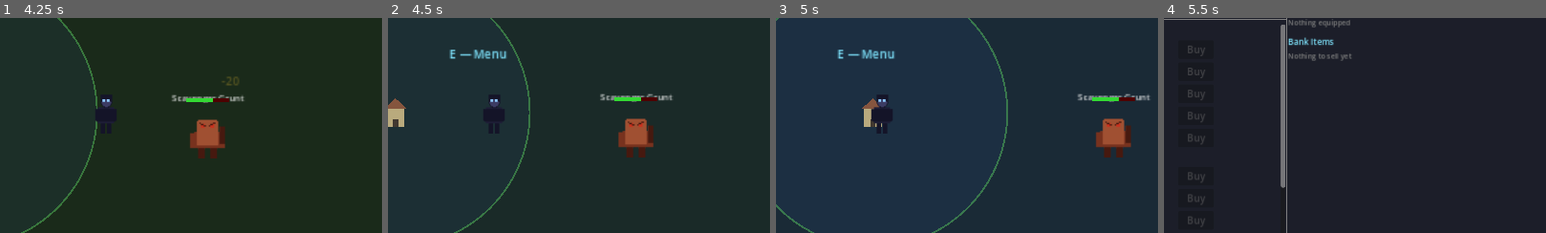
Above: before the commit, frames 1-4 (left to right).
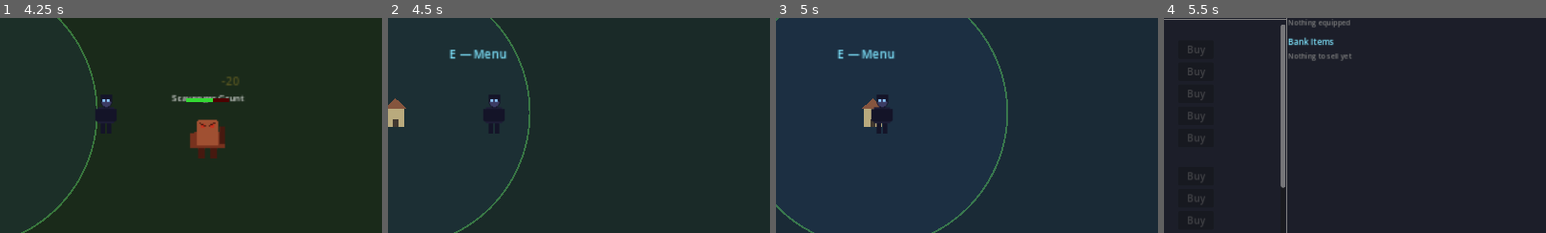
Above: after the commit, the same moments.

Repository: cbradshaw11/game-concept
Game: Godot game, scene res://scenes/world/world_scene.tscn
The game is run twice, just before and just after one commit, with the same random seed, the same clock (stepped at 60 frames per second) and the same inputs.
Inputs (mouse positions are % of the whole screen's width and height, from its top left):
- Up to frame 1 (4.25 s): tap Enter at 0.5 s; move the mouse to (72, 45) at 0.52 s; hold Right (ui_right) 0.53-1.28 s; tap Space (attack) at 0.6, 1.35, 2.3, 3.05, 3.8 s; click (72, 45) at 0.67 s; move the mouse to (30, 55) at 1.27 s; hold Down (ui_down) 1.28-2.03 s; move the mouse to (60, 28) at 2.02 s; hold Right (ui_right) 2.03-2.78 s; tap R (attack_magic) at 2.1 s; move the mouse to (45, 70) at 2.77 s; hold Up (ui_up) 2.78-3.53 s; tap Z (attack_melee) at 2.85 s; click (45, 70) at 2.92 s; move the mouse to (80, 65) at 3.52 s; hold Left (ui_left) from 3.53 s (still down); tap Q (attack_ranged) at 3.6 s
- Up to frame 2 (4.5 s): keep holding Left (ui_left); move the mouse to (20, 35) at 4.27 s; tap X (guard) at 4.35 s
- Up to frame 3 (5 s): keep holding Left (ui_left); tap Space (attack) at 4.55 s
- Up to frame 4 (5.5 s): move the mouse to (55, 50) at 5.02 s; release Left (ui_left) at 5.03 s; hold Down (ui_down) from 5.03 s (still down); tap E (interact) at 5.1 s; click (55, 50) at 5.17 s; tap Space (attack) at 5.3 s
The pictures show only the part of the screen within x 36-86%, y 28-78%; the shares and areas given below are measured in that part.

Frame 1 is identical in both runs. In frame 2, 1.7% of the frame differs, in the area x 55-75%, y 35-65%; in frame 3, 1.7%; in frame 4, nothing differs.

Commit message:
feat: home sanctuary blocks attacks, unique enemy movement+attack patterns per type (M39b)
- Sanctuary zone now blocks all player attacks (melee + ranged)
- Enemies hidden when player enters sanctuary, shown when leaving
- Per-type behaviors: shieldbearer block pause, ash_flanker zigzag, ridge_archer
  ranged kiting, rift_caster orbiting + magic orbs, berserker stutter-charge,
  shield_wall slow tank, warden_hunter reposition, resonance_wraith teleport
- Ridge archer fires orange projectiles every 2.5s at 350px range
- Rift caster fires purple orbs every 3.5s at 280px range
- Contact damage skipped for ranged types; damage multipliers for shield_wall (1.5x)
  and warden_hunter (1.2x)

Co-Authored-By: Claude Opus 4.6 (1M context) <noreply@anthropic.com>

Diff:
--- a/game/scenes/world/world_scene.gd
+++ b/game/scenes/world/world_scene.gd
@@ -11,6 +11,7 @@
 var enemies: Array[Node2D] = []
 var loot_drops: Array[Node2D] = []
 var damage_timers: Dictionary = {}
+var _enemy_state_timers: Dictionary = {}
 var player_health := 100.0
 var player_max_health := 100.0
 var unified_menu: Node = null
@@ -101,6 +102,8 @@
 	_handle_attack(delta)
 	_update_background(delta)
 	_update_enemies(delta)
+	_update_archer_attacks(delta)
+	_update_caster_attacks(delta)
 	_check_enemy_damage(delta)
 	_check_loot_pickup()
 	_handle_sanctuary_regen(delta)
@@ -129,6 +132,8 @@
 func _handle_attack(delta: float) -> void:
 	attack_cooldown -= delta
 	if attack_cooldown > 0.0:
+		return
+	if _wm().current_zone == "sanctuary":
 		return
 	if Input.is_action_just_pressed("attack_melee") and not _is_menu_open():
 		_do_melee_attack()
@@ -368,10 +373,12 @@
 		for enemy in enemies:
 			if is_instance_valid(enemy):
 				enemy.set_meta("paused", true)
+				enemy.visible = false
 	elif old_zone == "sanctuary":
 		for enemy in enemies:
 			if is_instance_valid(enemy):
 				enemy.set_meta("paused", false)
+				enemy.visible = true
 
 func _update_enemies(delta: float) -> void:
 	for enemy in enemies:
@@ -384,21 +391,230 @@
 		var spd: float = enemy.get_meta("speed", 80.0)
 		var zone: String = enemy.get_meta("zone", "inner")
 		var boundary_radius: float = _wm().get_zone_boundary(zone)
-
-		# Move toward player in 2D
+		var enemy_id: String = enemy.get_meta("enemy_id", "scavenger_grunt")
 		var to_player: Vector2 = player.position - enemy.position
-		if to_player.length() > 1.0:
-			enemy.position += to_player.normalized() * spd * delta
+		var eid: int = enemy.get_instance_id()
+		if not _enemy_state_timers.has(eid):
+			_enemy_state_timers[eid] = {}
+
+		match enemy_id:
+			"shieldbearer":
+				# Slow advance (0.6x), block timer before damage
+				if to_player.length() > 90.0:
+					enemy.position += to_player.normalized() * spd * 0.6 * delta
+					_enemy_state_timers[eid]["block_timer"] = 0.7
+				else:
+					# Within 90px — count down block timer
+					if not _enemy_state_timers[eid].has("block_timer"):
+						_enemy_state_timers[eid]["block_timer"] = 0.7
+					_enemy_state_timers[eid]["block_timer"] -= delta
+
+			"ash_flanker":
+				# Zigzag approach with sine offset
+				var t: float = Time.get_ticks_msec() / 1000.0
+				var dir_norm: Vector2 = to_player.normalized()
+				var perp := Vector2(-dir_norm.y, dir_norm.x) * sin(t * 3.0 + eid % 7) * 60.0
+				if to_player.length() > 1.0:
+					enemy.position += (to_player.normalized() * spd + perp) * delta
+
+			"ridge_archer":
+				# Keep 200-350px distance
+				var dist_to_player: float = to_player.length()
+				if dist_to_player < 200.0:
+					# Retreat
+					enemy.position -= to_player.normalized() * spd * delta
+				elif dist_to_player > 350.0:
+					# Advance
+					enemy.position += to_player.normalized() * spd * delta
+				# else hold position
+
+			"rift_caster":
+				# Circle player at ~250px
+				var dist_to_player: float = to_player.length()
+				var orbit_angle: float = atan2(to_player.y, to_player.x) + PI / 2.0
+				var tangent_dir := Vector2(cos(orbit_angle), sin(orbit_angle))
+				# Drift toward 250px orbit distance
+				var radial_correction: Vector2 = Vector2.ZERO
+				if dist_to_player < 230.0:
+					radial_correction = -to_player.normalized() * spd * 0.3
+				elif dist_to_player > 270.0:
+					radial_correction = to_player.normalized() * spd * 0.3
+				enemy.position += (tangent_dir * spd * 0.7 + radial_correction) * delta
+
+			"berserker":
+				# Sprint 1.5x with stutter-charge
+				if not _enemy_state_timers[eid].has("stutter"):
+					_enemy_state_timers[eid]["stutter"] = 0.0
+				_enemy_state_timers[eid]["stutter"] -= delta
+				if _enemy_state_timers[eid]["stutter"] <= -0.5:
+					# Pause for 0.12s
+					_enemy_state_timers[eid]["stutter"] = 0.12
+				elif _enemy_state_timers[eid]["stutter"] <= 0.0:
+					# Moving phase
+					if to_player.length() > 1.0:
+						enemy.position += to_player.normalized() * spd * 1.5 * delta
+				# else pausing (stutter > 0)
+
+			"shield_wall":
+				# Barely moves (0.3x), only if player > 300px away
+				if to_player.length() > 300.0:
+					enemy.position += to_player.normalized() * spd * 0.3 * delta
+
+			"warden_hunter":
+				# Normal chase, reposition after dealing damage
+				if not _enemy_state_timers[eid].has("reposition"):
+					_enemy_state_timers[eid]["reposition"] = 0.0
+				if _enemy_state_timers[eid]["reposition"] > 0.0:
+					# Moving perpendicular
+					var perp_dir := Vector2(-to_player.normalized().y, to_player.normalized().x)
+					enemy.position += perp_dir * spd * delta
+					_enemy_state_timers[eid]["reposition"] -= delta
+				else:
+					if to_player.length() > 1.0:
+						enemy.position += to_player.normalized() * spd * delta
+
+			"resonance_wraith":
+				# Teleport every 2.0s
+				if not _enemy_state_timers[eid].has("teleport"):
+					_enemy_state_timers[eid]["teleport"] = 2.0
+					_enemy_state_timers[eid]["tp_cooldown"] = 0.0
+				_enemy_state_timers[eid]["teleport"] -= delta
+				_enemy_state_timers[eid]["tp_cooldown"] -= delta
+				if _enemy_state_timers[eid]["teleport"] <= 0.0:
+					# Teleport to random position near player
+					var angle: float = randf() * TAU
+					var dist_tp: float = randf_range(180.0, 260.0)
+					enemy.position = player.position + Vector2(cos(angle), sin(angle)) * dist_tp
+					_enemy_state_timers[eid]["teleport"] = 2.0
+					_enemy_state_timers[eid]["tp_cooldown"] = 0.5
+					# Flash white
+					var sprite: Node = enemy.find_child("Sprite", false, false)
+					if sprite and sprite is Sprite2D:
+						(sprite as Sprite2D).modulate = Color(3.0, 3.0, 3.0)
+						var tw := create_tween()
+						tw.tween_property(sprite, "modulate", Color.WHITE, 0.3)
+				else:
+					# Drift toward player slowly
+					if to_player.length() > 1.0:
+						enemy.position += to_player.normalized() * spd * 0.4 * delta
+
+			_:
+				# scavenger_grunt and default — beeline toward player
+				if to_player.length() > 1.0:
+					enemy.position += to_player.normalized() * spd * delta
 
 		# Enforce zone boundary — enemy can't go closer to home than its zone start
 		var enemy_dist: float = enemy.position.distance_to(HOME_POS)
 		if enemy_dist < boundary_radius:
-			# Push back out to boundary edge
 			var push_dir: Vector2 = (enemy.position - HOME_POS).normalized()
 			if push_dir == Vector2.ZERO:
 				push_dir = Vector2.RIGHT
 			enemy.position = HOME_POS + push_dir * (boundary_radius + 10.0)
 
+func _update_archer_attacks(delta: float) -> void:
+	for enemy in enemies:
+		if not is_instance_valid(enemy):
+			continue
+		if not enemy.get_meta("alive", false):
+			continue
+		if enemy.get_meta("paused", false):
+			continue
+		if enemy.get_meta("enemy_id", "") != "ridge_archer":
+			continue
+		var eid: int = enemy.get_instance_id()
+		if not _enemy_state_timers.has(eid):
+			_enemy_state_timers[eid] = {}
+		if not _enemy_state_timers[eid].has("archer_cooldown"):
+			_enemy_state_timers[eid]["archer_cooldown"] = 2.5
+		_enemy_state_timers[eid]["archer_cooldown"] -= delta
+		if _enemy_state_timers[eid]["archer_cooldown"] <= 0.0:
+			var dist_to_player: float = player.position.distance_to(enemy.position)
+			if dist_to_player <= 350.0:
+				_enemy_state_timers[eid]["archer_cooldown"] = 2.5
+				# Fire orange-yellow projectile
+				var proj := ColorRect.new()
+				proj.size = Vector2(8, 8)
+				proj.color = Color(1.0, 0.7, 0.15)
+				proj.position = enemy.position - Vector2(4, 4)
+				add_child(proj)
+				var dmg_val: int = enemy.get_meta("damage", 10)
+				var target_pos: Vector2 = player.position
+				var tw := create_tween()
+				tw.tween_property(proj, "position", target_pos - Vector2(4, 4), 0.4)
+				tw.tween_callback(func():
+					proj.queue_free()
+					if player.position.distance_to(target_pos) < 50.0:
+						var inv: Node = _inv()
+						if inv:
+							dmg_val = maxi(1, dmg_val - int(inv.get("total_defense")))
+						player_health -= float(dmg_val)
+						_flash_player_hit(dmg_val)
+						if player_health <= 0.0:
+							_on_player_death()
+				)
+
+func _update_caster_attacks(delta: float) -> void:
+	for enemy in enemies:
+		if not is_instance_valid(enemy):
+			continue
+		if not enemy.get_meta("alive", false):
+			continue
+		if enemy.get_meta("paused", false):
+			continue
+		if enemy.get_meta("enemy_id", "") != "rift_caster":
+			continue
+		var eid: int = enemy.get_instance_id()
+		if not _enemy_state_timers.has(eid):
+			_enemy_state_timers[eid] = {}
+		if not _enemy_state_timers[eid].has("caster_cooldown"):
+			_enemy_state_timers[eid]["caster_cooldown"] = 3.5
+		_enemy_state_timers[eid]["caster_cooldown"] -= delta
+		if _enemy_state_timers[eid]["caster_cooldown"] <= 0.0:
+			var dist_to_player: float = player.position.distance_to(enemy.position)
+			if dist_to_player <= 280.0:
+				_enemy_state_timers[eid]["caster_cooldown"] = 3.5
+				# Fire purple magic orb
+				var proj := ColorRect.new()
+				proj.size = Vector2(14, 14)
+				proj.color = Color(0.6, 0.15, 0.9)
+				proj.position = enemy.position - Vector2(7, 7)
+				add_child(proj)
+				var dmg_val: int = enemy.get_meta("damage", 10)
+				var target_pos: Vector2 = player.position
+				var tw := create_tween()
+				tw.tween_property(proj, "position", target_pos - Vector2(7, 7), 0.7)
+				tw.tween_callback(func():
+					proj.queue_free()
+					if player.position.distance_to(target_pos) < 50.0:
+						var inv: Node = _inv()
+						if inv:
+							dmg_val = maxi(1, dmg_val - int(inv.get("total_defense")))
+						player_health -= float(dmg_val)
+						_flash_player_hit(dmg_val)
+						if player_health <= 0.0:
+							_on_player_death()
+				)
+
+func _flash_player_hit(dmg: int) -> void:
+	player.modulate = Color(2.0, 0.2, 0.2)
+	var flash_tw := create_tween()
+	flash_tw.tween_property(player, "modulate", Color.WHITE, 0.25)
+	var cam: Camera2D = $Player/Camera2D
+	var shake_origin: Vector2 = cam.offset
+	var shake_tw := create_tween()
+	shake_tw.tween_property(cam, "offset", shake_origin + Vector2(randf_range(-8, 8), randf_range(-6, 6)), 0.04)
+	shake_tw.tween_property(cam, "offset", shake_origin, 0.1)
+	var hit_lbl := Label.new()
+	hit_lbl.text = "-%d" % dmg
+	hit_lbl.position = player.position + Vector2(-10, -50)
+	hit_lbl.add_theme_color_override("font_color", Color(1.0, 0.25, 0.25))
+	hit_lbl.add_theme_font_size_override("font_size", 14)
+	add_child(hit_lbl)
+	var hl_tw := create_tween()
+	hl_tw.tween_property(hit_lbl, "position", hit_lbl.position + Vector2(0, -28), 0.5)
+	hl_tw.parallel().tween_property(hit_lbl, "modulate:a", 0.0, 0.5)
+	hl_tw.tween_callback(hit_lbl.queue_free)
+
 func _check_enemy_damage(delta: float) -> void:
 	for enemy in enemies:
 		if not is_instance_valid(enemy):
@@ -406,6 +622,10 @@
 		if not enemy.get_meta("alive", false):
 			continue
 		if enemy.get_meta("paused", false):
+			continue
+		var enemy_id: String = enemy.get_meta("enemy_id", "scavenger_grunt")
+		# Ranged enemies don't deal contact damage
+		if enemy_id == "ridge_archer" or enemy_id == "rift_caster":
 			continue
 		var dist: float = player.position.distance_to(enemy.position)
 		if dist < 40.0:
@@ -414,13 +634,30 @@
 				damage_timers[key] = 0.0
 			damage_timers[key] -= delta
 			if damage_timers[key] <= 0.0:
+				# Shieldbearer block timer check
+				if enemy_id == "shieldbearer":
+					if _enemy_state_timers.has(key) and _enemy_state_timers[key].get("block_timer", 0.0) > 0.0:
+						continue
+				# Resonance wraith teleport cooldown
+				if enemy_id == "resonance_wraith":
+					if _enemy_state_timers.has(key) and _enemy_state_timers[key].get("tp_cooldown", 0.0) > 0.0:
+						continue
 				var dmg: int = enemy.get_meta("damage", 10)
+				# Damage multipliers for special types
+				if enemy_id == "shield_wall":
+					dmg = int(dmg * 1.5)
+				elif enemy_id == "warden_hunter":
+					dmg = int(dmg * 1.2)
 				# Subtract total_defense from equipment (min 1 damage)
 				var inv: Node = _inv()
 				if inv:
 					dmg = maxi(1, dmg - int(inv.get("total_defense")))
 				player_health -= float(dmg)
 				damage_timers[key] = 1.0
+				# Warden hunter reposition after dealing damage
+				if enemy_id == "warden_hunter":
+					if _enemy_state_timers.has(key):
+						_enemy_state_timers[key]["reposition"] = 0.4
 
 				# Enemy attack flash — orange glow on attacker
 				var e_sprite: Node = enemy.find_child("Sprite", false, false)
